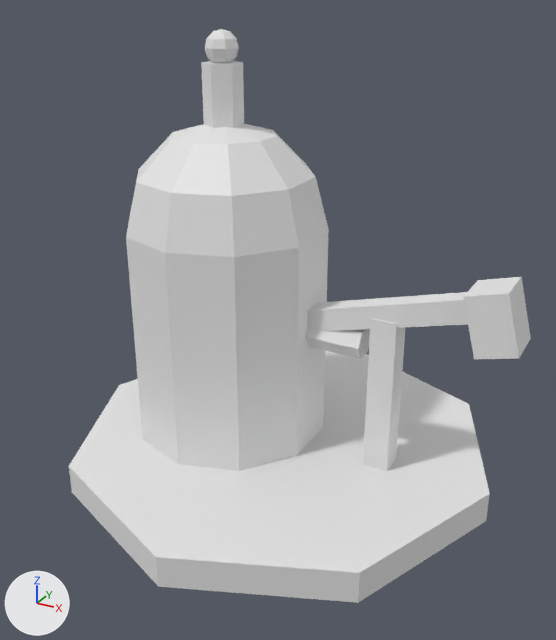
The FBX model unity/Assets/Resources/Buildings/extractor.fbx, before and after one commit.
The view is the same before and after, from a 50 mm camera at (1.061, -1.961, 1.442) aimed at (0.02, -0.067, 0.495). Lighting does not change. The marker at lower left points along +X, +Y and +Z. The first picture is the older version. Where no turn or scale is listed for an object, it has been applied to the vertices.

In view in the first picture: 'extractor'.
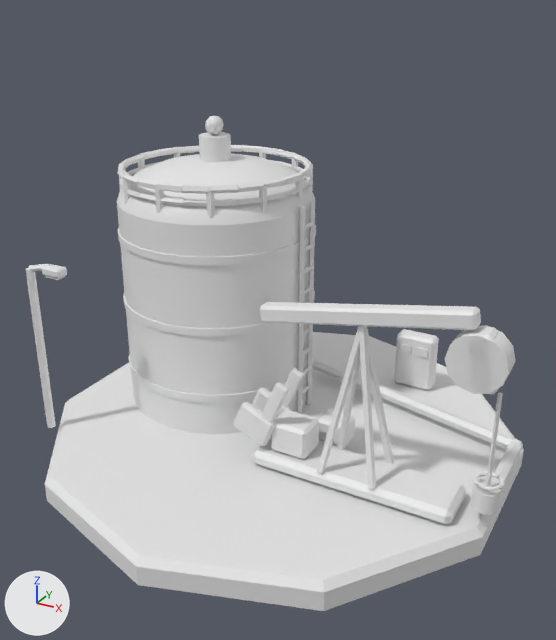
Where the change shows, as pixel boxes (x1, y1, x2, y2) in the pictures (556 x 640 px):
'extractor', reshaped (8% wider, 14% shorter): before (69, 29, 531, 603); after (25, 116, 524, 611)
part 1 of me_extractor, added: after (129, 348, 313, 402)
part 2 of me_extractor, added: after (123, 291, 315, 337)
part 3 of me_extractor, added: after (118, 225, 316, 265)
part 4 of me_extractor, added: after (295, 178, 303, 203)
part 5 of me_extractor, added: after (306, 168, 313, 191)
part 6 of me_extractor, added (mostly hidden): after (292, 158, 298, 170)
part 7 of me_extractor, added (mostly hidden): after (138, 158, 145, 169)
part 8 of me_extractor, added: after (123, 178, 132, 204)
part 9 of me_extractor, added: after (155, 187, 164, 213)
part 10 of me_extractor, added: after (206, 190, 215, 218)
part 11 of me_extractor, added: after (259, 186, 267, 214)
part 12 of me_extractor, rebuilt: before (126, 230, 329, 471); after (117, 154, 315, 434)
part 13 of me_extractor, rebuilt (14% wider, 11% taller): before (69, 351, 490, 603); after (45, 332, 524, 611)
part 14 of me_extractor, deleted: before (205, 29, 239, 63)
part 15 of me_extractor, deleted: before (201, 61, 244, 128)
part 16 of me_extractor, deleted: before (307, 292, 468, 331)
part 17 of me_extractor, deleted: before (463, 277, 531, 359)
part 18 of me_extractor, deleted: before (363, 318, 406, 471)
part 19 of me_extractor, reshaped: before (126, 124, 370, 359); after (25, 116, 523, 525)
part 20 of me_extractor, added: after (394, 329, 439, 390)

Patch to the scene script:
```diff
--- a/unity/Assets/Resources/Buildings/extractor.fbx.py
+++ b/unity/Assets/Resources/Buildings/extractor.fbx.py
@@ me_extractor @@
 # used by ob_extractor; location = (0.0, 0.0, 0.0)
-me_extractor.from_pydata(...)  # 157 vertices, 134 faces; spans x -0.7..0.741, y -0.7..0.7, z -0.05..1.32
+me_extractor.from_pydata(...)  # 1699 vertices, 1332 faces; spans x -0.742..0.771, y -0.78..0.78, z 0.0..1.06
+# me_extractor part 1: a new loose piece, a 28-sided cylinder along z spanning x -0.625..0.025, y -0.225..0.425, z 0.22..0.245
+# me_extractor part 2: a new loose piece, a 28-sided cylinder along z spanning x -0.625..0.025, y -0.225..0.425, z 0.45..0.475
+# me_extractor part 3: a new loose piece, a 28-sided cylinder along z spanning x -0.625..0.025, y -0.225..0.425, z 0.68..0.705
+# me_extractor part 4: a new loose piece, a 5-sided cylinder along z spanning x -0.011..0.011, y 0.09..0.112, z 0.82..0.9
+# me_extractor part 5: a new loose piece, a 5-sided cylinder along z spanning x -0.052..-0.029, y 0.24..0.262, z 0.82..0.9
+# me_extractor part 6: a new loose piece, a 5-sided cylinder along z spanning x -0.161..-0.139, y 0.35..0.372, z 0.82..0.9
+# me_extractor part 7: a new loose piece, a 5-sided cylinder along z spanning x -0.611..-0.589, y 0.09..0.112, z 0.82..0.9
+# me_extractor part 8: a new loose piece, a 5-sided cylinder along z spanning x -0.461..-0.439, y -0.17..-0.148, z 0.82..0.9
+# me_extractor part 9: a new loose piece, a 5-sided cylinder along z spanning x -0.311..-0.289, y -0.21..-0.188, z 0.82..0.9
+# me_extractor part 10: a new loose piece, a 5-sided cylinder along z spanning x -0.161..-0.139, y -0.17..-0.148, z 0.82..0.9
+# me_extractor part 11: a new loose piece, a 5-sided cylinder along z spanning x -0.052..-0.029, y -0.06..-0.038, z 0.82..0.9
+# me_extractor part 12: the loose piece of 20 vertices spanning x -0.504..0.104, y -0.32..0.32, z 0.05..0.75 is rebuilt with 193 vertices and now spans x -0.62..0.02, y -0.22..0.42, z 0.1..0.928
+# me_extractor part 13: the loose piece of 16 vertices spanning x -0.7..0.7, y -0.7..0.7, z -0.05..0.05 is rebuilt with 40 vertices and now spans x -0.742..0.742, y -0.78..0.78, z 0.0..0.1
+# me_extractor part 14: the loose piece of 42 vertices spanning x -0.25..-0.15, y -0.05..0.05, z 1.22..1.32 is deleted
+# me_extractor part 15: the loose piece of 12 vertices spanning x -0.252..-0.148, y -0.06..0.06, z 1.03..1.23 is deleted
+# me_extractor part 16: the loose piece of 8 vertices spanning x 0.081..0.679, y -0.035..0.035, z 0.459..0.681 is deleted
+# me_extractor part 17: the loose piece of 8 vertices spanning x 0.579..0.741, y -0.07..0.07, z 0.508..0.712 is deleted
+# me_extractor part 18: the loose piece of 8 vertices spanning x 0.31..0.39, y -0.04..0.04, z 0.05..0.55 is deleted
+# me_extractor part 19: 43 vertices removed from x -0.504..0.28, y -0.32..0.32, z 0.407..1.07; 1138 vertices added at x -0.662..0.771, y -0.42..0.412, z 0.1..1.06
+# me_extractor part 20: 40 vertices added at x 0.23..0.37, y 0.414..0.48, z 0.1..0.3
+# other edits to the shape of me_extractor do not show in these pictures
```
